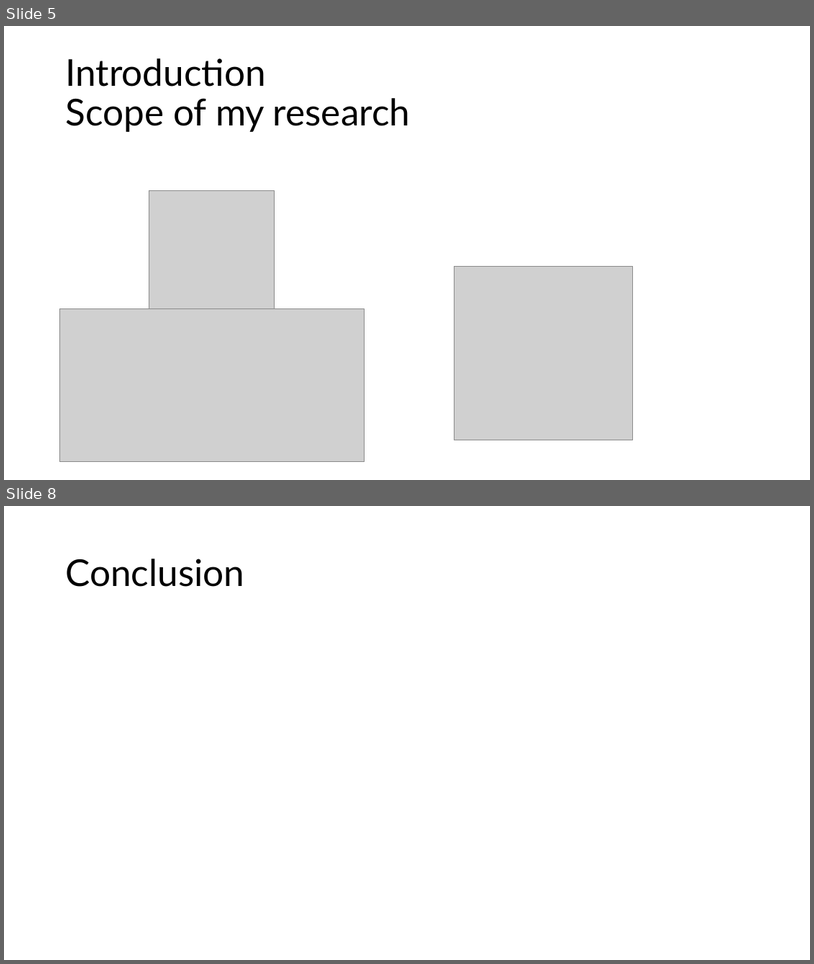
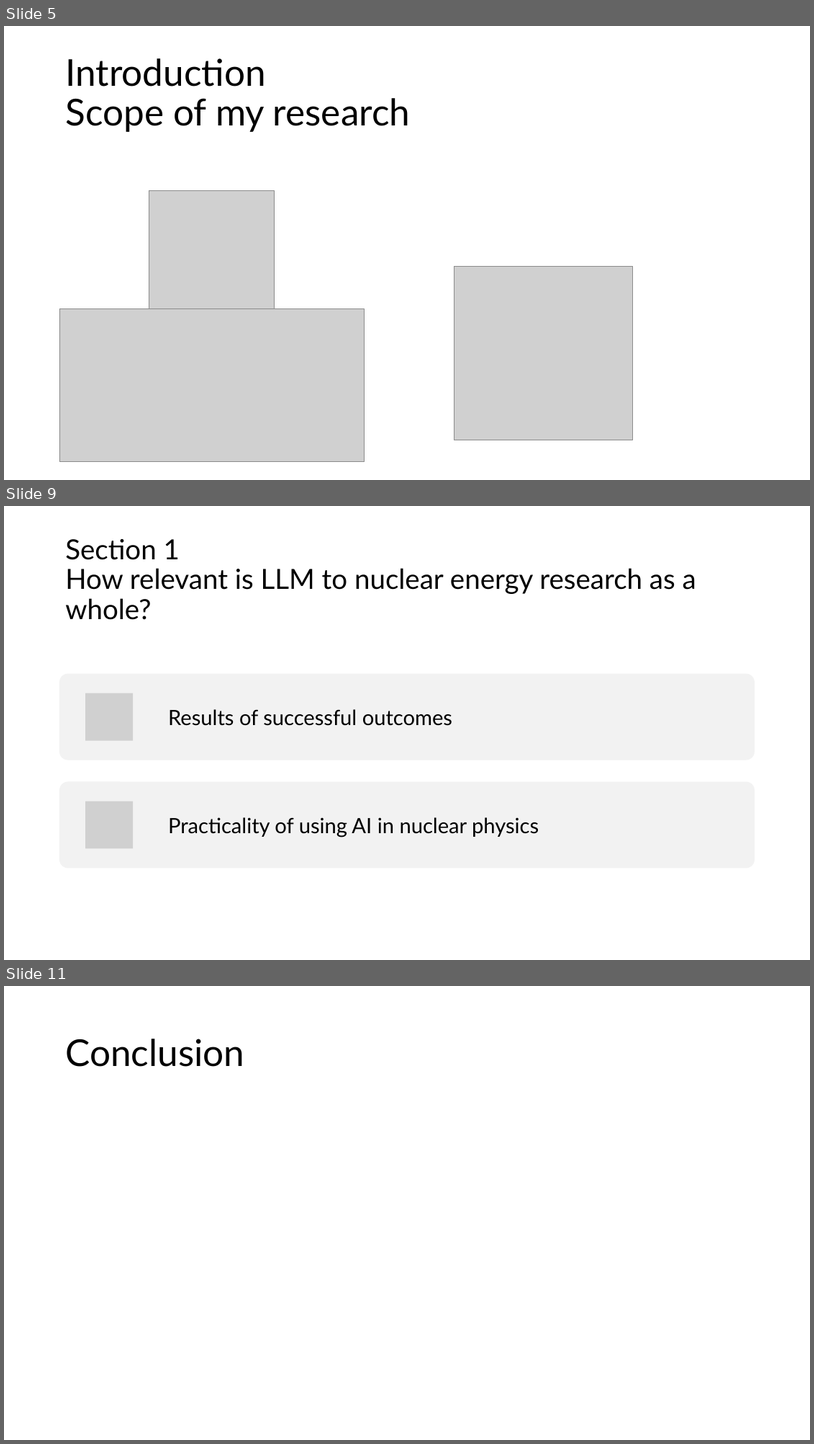
Before and after one commit to AveryStainles/G40A04, a slide deck: avalleevezina_G40_A04_Presentation_Draft.pptx. Shown one above the other, each under a label of ours: slides 5 and 8 before the commit, slides 5, 9 and 11 after it; the slides between them are not shown. The pictures are 814x964 and 814x1444 pixels, drawn with LibreOffice and Linux fonts; fonts in the diff are those of the drawing; grey boxes stand for pictures. Boxes give left, top, right and bottom in pixels: in the first picture for what was removed or moved away, otherwise in the second. Text is boxed around its words. In the diff, an @@ line names an element or a change of style, - is before the commit and + after.

```diff
--- a/avalleevezina_G40_A04_Presentation_Draft.pptx
+++ b/avalleevezina_G40_A04_Presentation_Draft.pptx
@@ slide 9 added at (x1=4, y1=506, x2=810, y2=960), background #FFFFFF @@
@@ title added at (x1=65, y1=539, x2=697, y2=620), 33 pt, text #000000 @@
+Section 1
+How relevant is LLM to nuclear energy research as a whole?
@@ group added at (x1=59, y1=674, x2=756, y2=867): 2 rounded rectangles, 2 pictures, 2 texts @@
+Results of successful outcomes
+Practicality of using AI in nuclear physics
@@ what was slide 8 is now slide 11 @@
```
Also in this commit, not shown: 4 slides changed, 2 other slides added, 5 other files.
